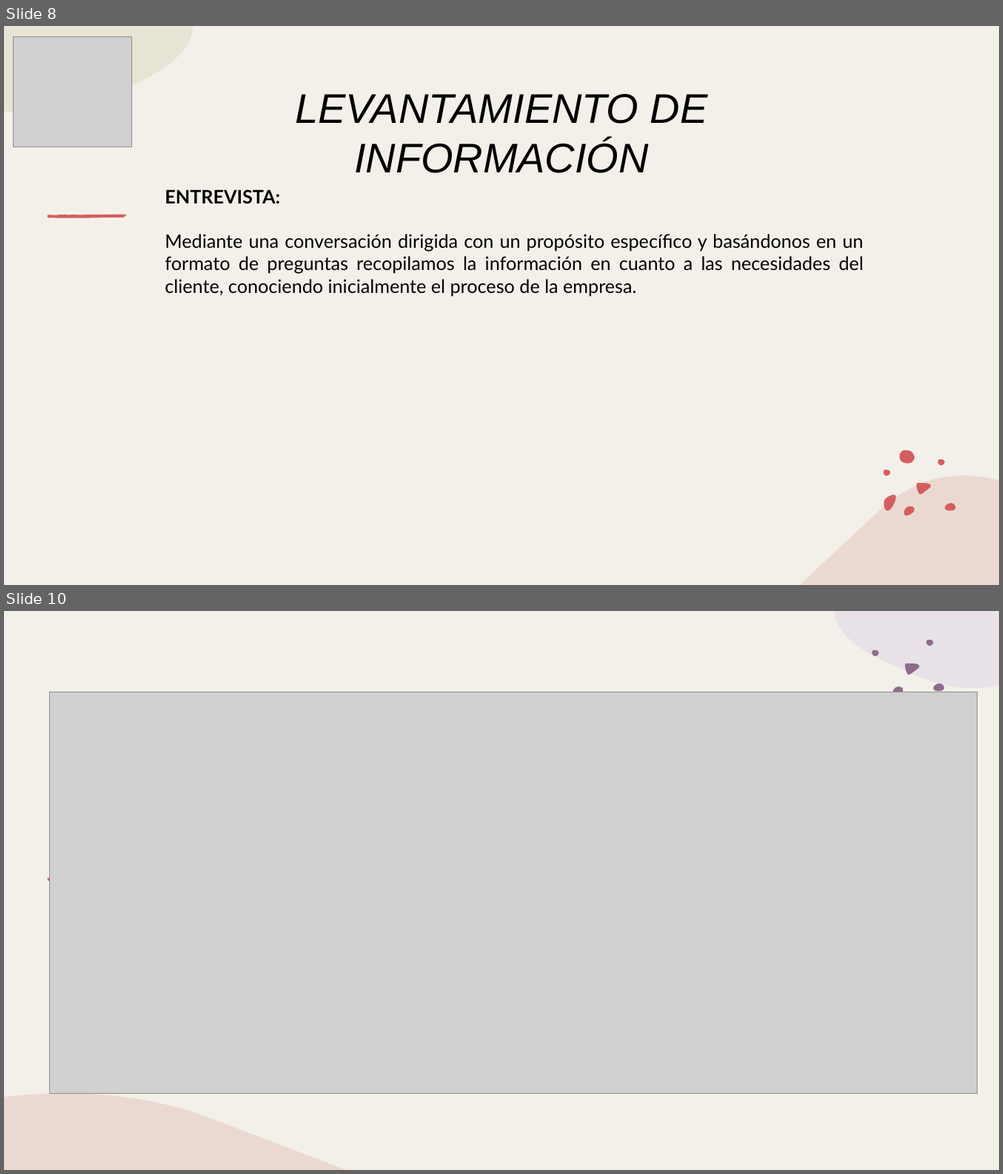
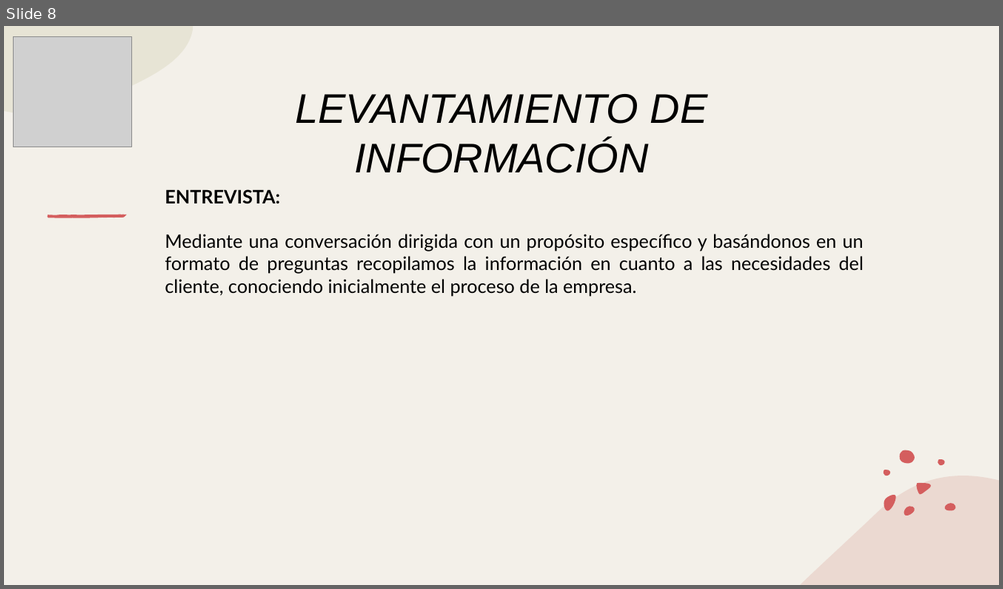
Before and after one commit to huertas-santiago/WebWuky, a slide deck: PRESENTACIONES/Presentacion de Proyecto_WUKY.pptx. Shown one above the other, each under a label of ours: slides 8 and 10 before the commit, slide 8 after it; the slides between them are not shown. The pictures are 1003x1174 and 1003x589 pixels, drawn with LibreOffice and Linux fonts; fonts in the diff are those of the drawing; grey boxes stand for pictures. Boxes give left, top, right and bottom in pixels: in the first picture for what was removed or moved away, otherwise in the second. Text is boxed around its words. In the diff, an @@ line names an element or a change of style, - is before the commit and + after.

```diff
--- a/PRESENTACIONES/Presentacion de Proyecto_WUKY.pptx
+++ b/PRESENTACIONES/Presentacion de Proyecto_WUKY.pptx
@@ slide 10 removed at bbox=[4, 611, 999, 1170], background #F3F0E9; not listed: 2 template elements that a slide beside it also shows @@
@@ freeform shape removed at bbox=[4, 611, 193, 700] @@
@@ rectangle removed at bbox=[4, 611, 999, 1170] @@
@@ freeform shape removed at bbox=[835, 611, 999, 687] @@
@@ group removed at bbox=[872, 639, 944, 696]: 5 freeform shapes @@
@@ picture removed at bbox=[50, 692, 977, 1094] @@
@@ group removed at bbox=[47, 877, 126, 881]: 4 freeform shapes @@
@@ freeform shape removed at bbox=[800, 1061, 999, 1170] @@
@@ freeform shape removed at bbox=[4, 1093, 346, 1170] @@
```
Also in this commit, not shown: 2 slides changed, 1 slide added.
